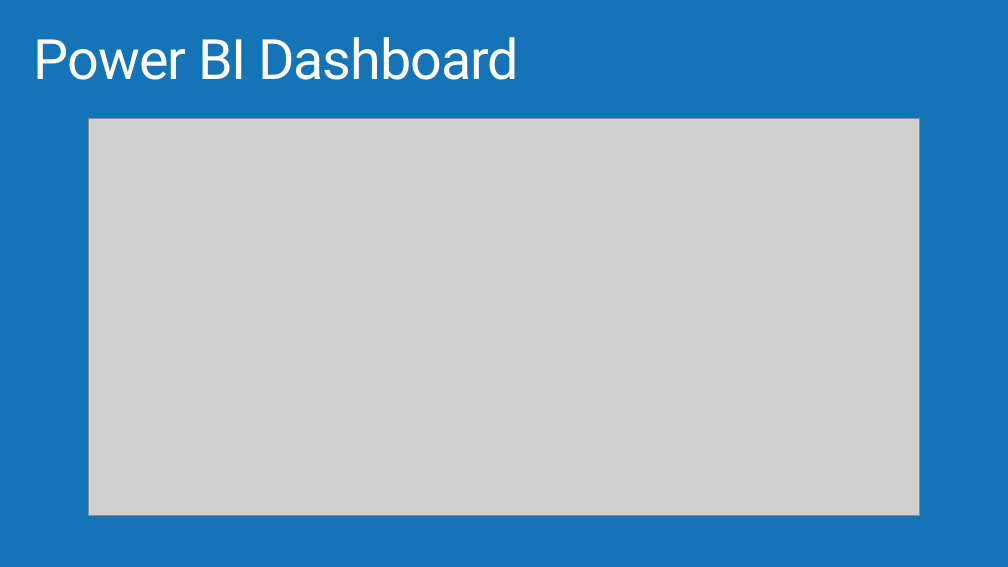
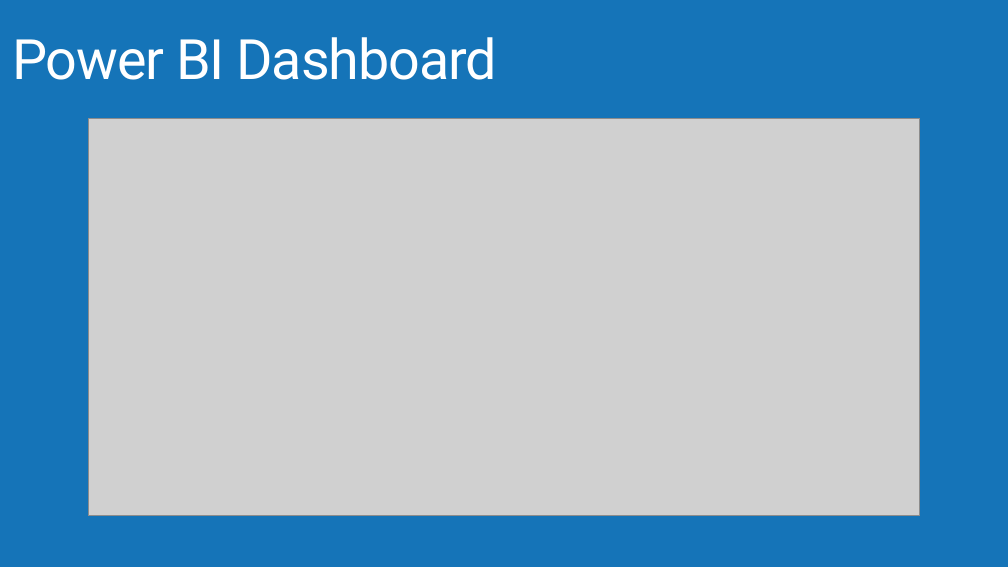
Before and after one commit to AzureCAT-GSI/Big-Data, a slide deck: slide 23 of Architecting Big Data Solutions.pptx (slide 25 before the commit). Drawn at 1008x567 pixels with LibreOffice and Linux fonts; fonts in the diff are those of the drawing; grey boxes stand for pictures; background and template pictures are left out. Boxes give left, top, right and bottom in pixels: in the first picture for what was removed or moved away, otherwise in the second. Text is boxed around its words. In the diff, an @@ line names an element or a change of style, - is before the commit and + after.

```diff
--- a/Architecting Big Data Solutions.pptx
+++ b/Architecting Big Data Solutions.pptx
@@ title "Power BI Dashboard": place and size @@
-title "Power BI Dashboard" at <box>34,37,518,80</box>
+title "Power BI Dashboard" at <box>12,37,496,80</box>
```
Also in this commit, not shown: 11 other slides changed, 4 slides added, 6 slides removed.
